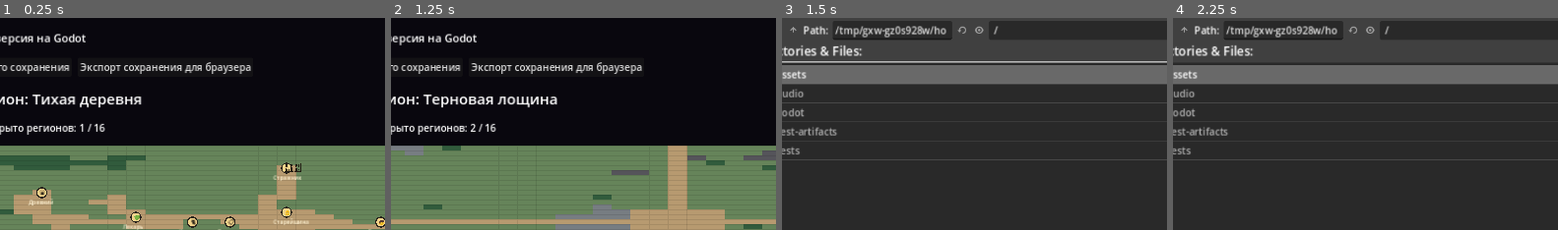
Above: before the commit, frames 1-4 (left to right).
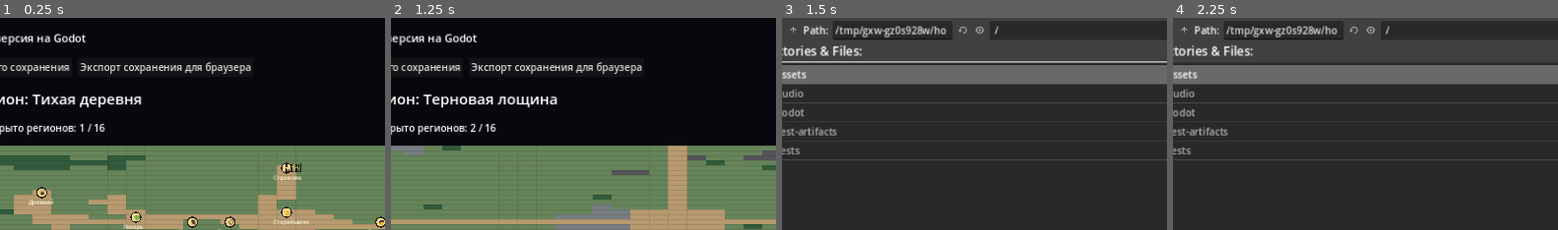
Above: after the commit, the same moments.

Repository: igor74r/magic-rpg-godot
Game: Godot game, scene res://godot/scenes/main.tscn
Same seed, same stepped clock (60 frames per second), same inputs: the game is played once before the commit and once after it.
Inputs (mouse positions are % of the whole screen's width and height, from its top left):
- Up to frame 1 (0.25 s): no input
- Up to frame 2 (1.25 s): click "Терновая лощина" at 0.5 s
- Up to frame 3 (1.5 s): click "Импорт браузерного сохранения" at 1.25 s
- Up to frame 4 (2.25 s): click (30, 64) at 2.02 s; type "12" at 2.1 s
The pictures show only the part of the screen within x 14-64%, y 9-59%; the shares and areas given below are measured in that part.

Frames 1-2 are identical in both runs. In frame 3, less than 0.1% of the frame differs, in the area x 43-57%, y 3-11%; in frame 4, less than 0.1%.

Commit message:
fix(combat): preserve stun until enemy response consumes the turn

Diff:
--- a/godot/scripts/world_combat_engine.gd
+++ b/godot/scripts/world_combat_engine.gd
@@ -926,7 +926,18 @@
 
 
 static func _tick_enemy_effects(world: Dictionary, combat: Dictionary, enemy: Dictionary, lines: Array[String]) -> bool:
+	# A stun applied by the player's current action must survive the pre-retaliation
+	# damage-over-time tick so _resolve_enemy_response can consume the skipped turn.
+	var pending_stuns: Array = []
+	for effect in enemy.get("effects", []):
+		if effect is Dictionary and str(effect.get("id", "")) == "stun":
+			pending_stuns.append(effect.duplicate(true))
 	var effect_tick := tick_effects(enemy)
+	var remaining_effects: Array = enemy.get("effects", [])
+	for stun in pending_stuns:
+		if not remaining_effects.any(func(entry): return entry is Dictionary and str(entry.get("id", "")) == "stun"):
+			remaining_effects.append(stun)
+	enemy["effects"] = remaining_effects
 	if int(effect_tick.damage) > 0:
 		enemy["hp"] = maxi(0, int(enemy.get("hp", 0)) - int(effect_tick.damage))
 		lines.append("Эффекты наносят противнику %d урона." % int(effect_tick.damage))
